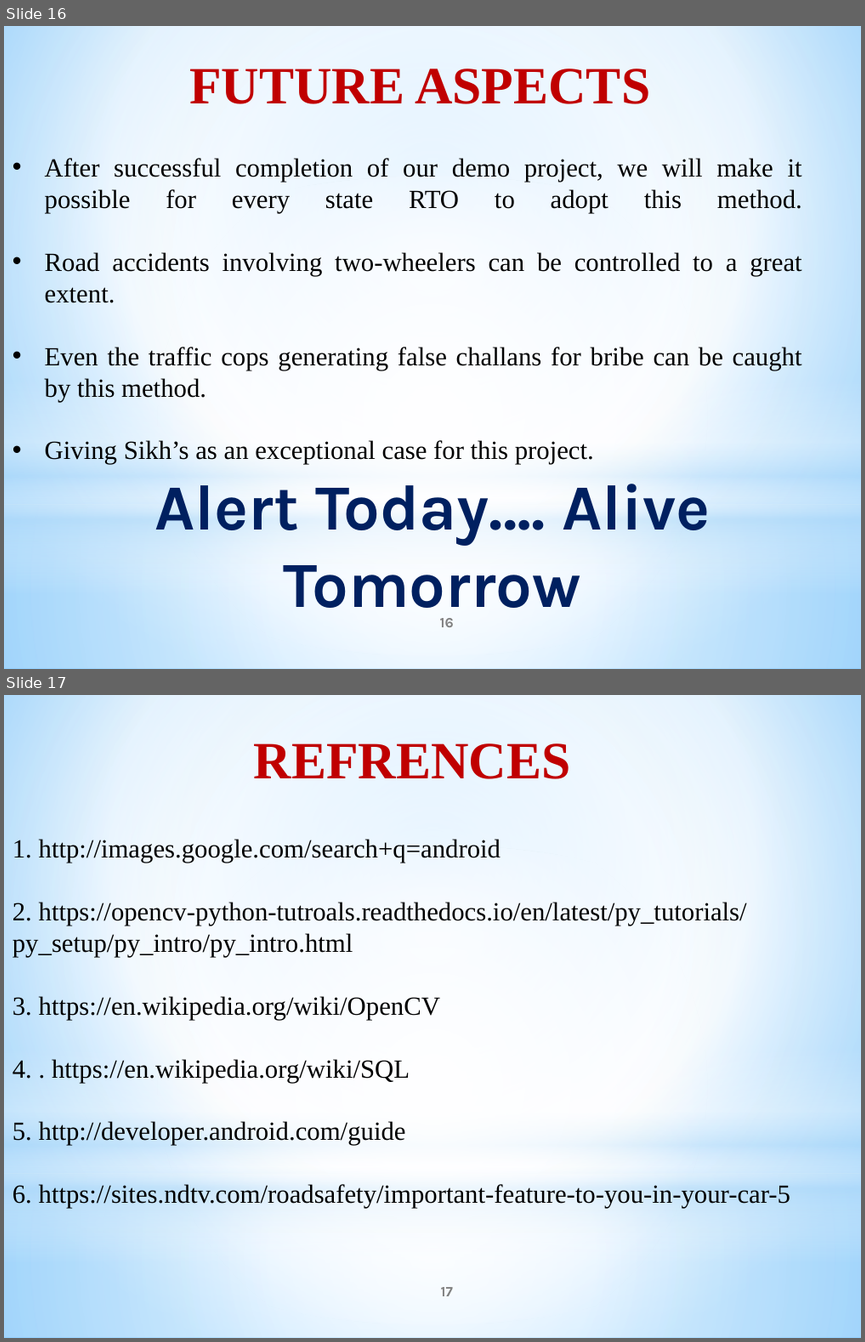
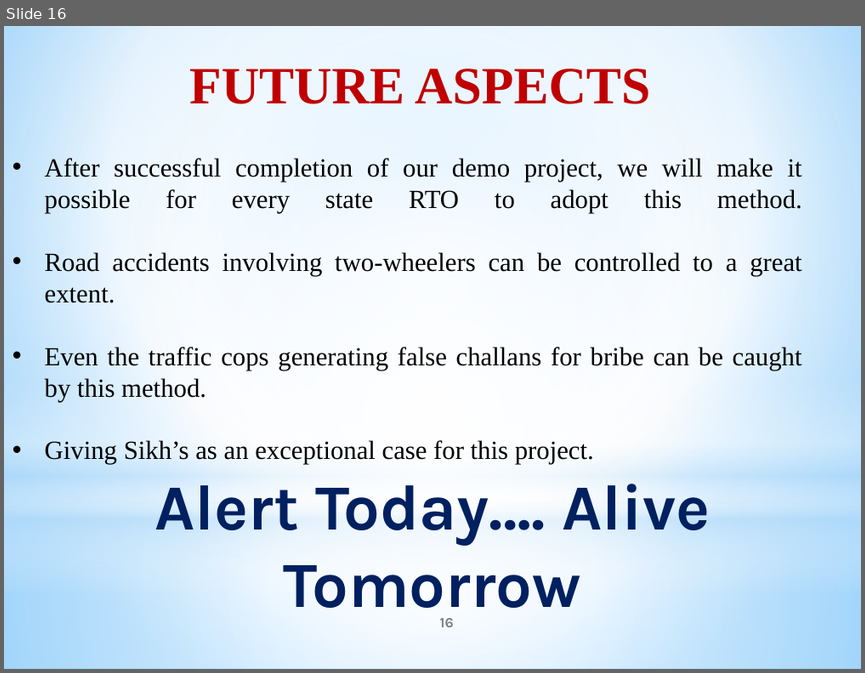
Before and after one commit to dikshant097/machine-learnng-helmmet-detection, a slide deck: Helmet Detection.pptx. Shown one above the other, each under a label of ours: slides 16 and 17 before the commit, slide 16 after it. The pictures are 865x1342 and 865x673 pixels, drawn with LibreOffice and Linux fonts; fonts in the diff are those of the drawing. Boxes give left, top, right and bottom in pixels: in the first picture for what was removed or moved away, otherwise in the second. Text is boxed around its words. In the diff, an @@ line names an element or a change of style, - is before the commit and + after.

```diff
--- a/Helmet Detection.pptx
+++ b/Helmet Detection.pptx
@@ slide 17 removed at (4,695,861,1338), background gradient #9ED5FF to #FFFFFF to #5BB9FF; not listed: 4 template elements that a slide beside it also shows @@
@@ text removed at (254,743,571,779) @@
-REFRENCES
@@ text removed at (12,839,790,1208) @@
-1. http://images.google.com/search+q=android
-2. https://opencv-python-tutroals.readthedocs.io/en/latest/py_tutorials/py_setup/py_intro/py_intro.html
-3. https://en.wikipedia.org/wiki/OpenCV
-4. . https://en.wikipedia.org/wiki/SQL
-5. http://developer.android.com/guide
-6. https://sites.ndtv.com/roadsafety/important-feature-to-you-in-your-car-5
@@ page number removed at (441,1287,453,1296) @@
-17
```
Also in this commit, not shown: 1 slide changed, 10 slides added, 27 other files.
